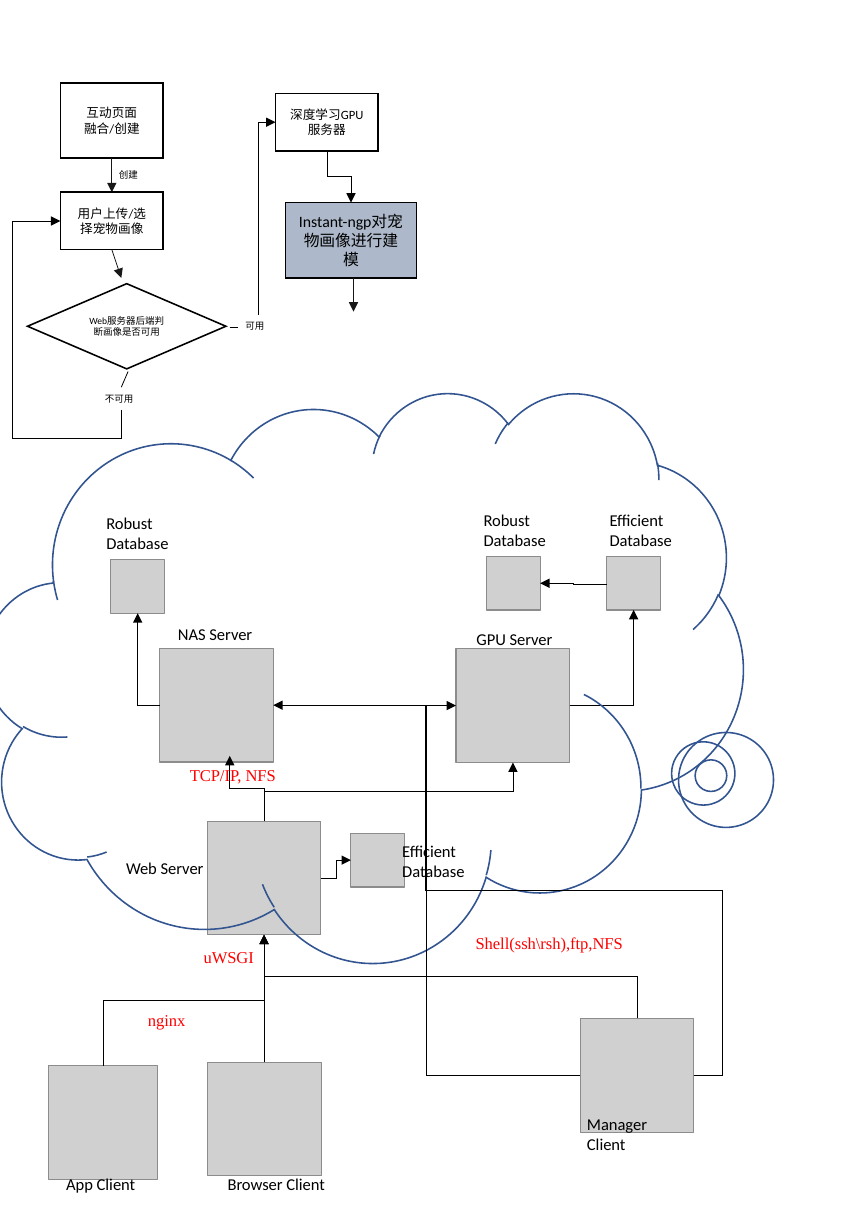
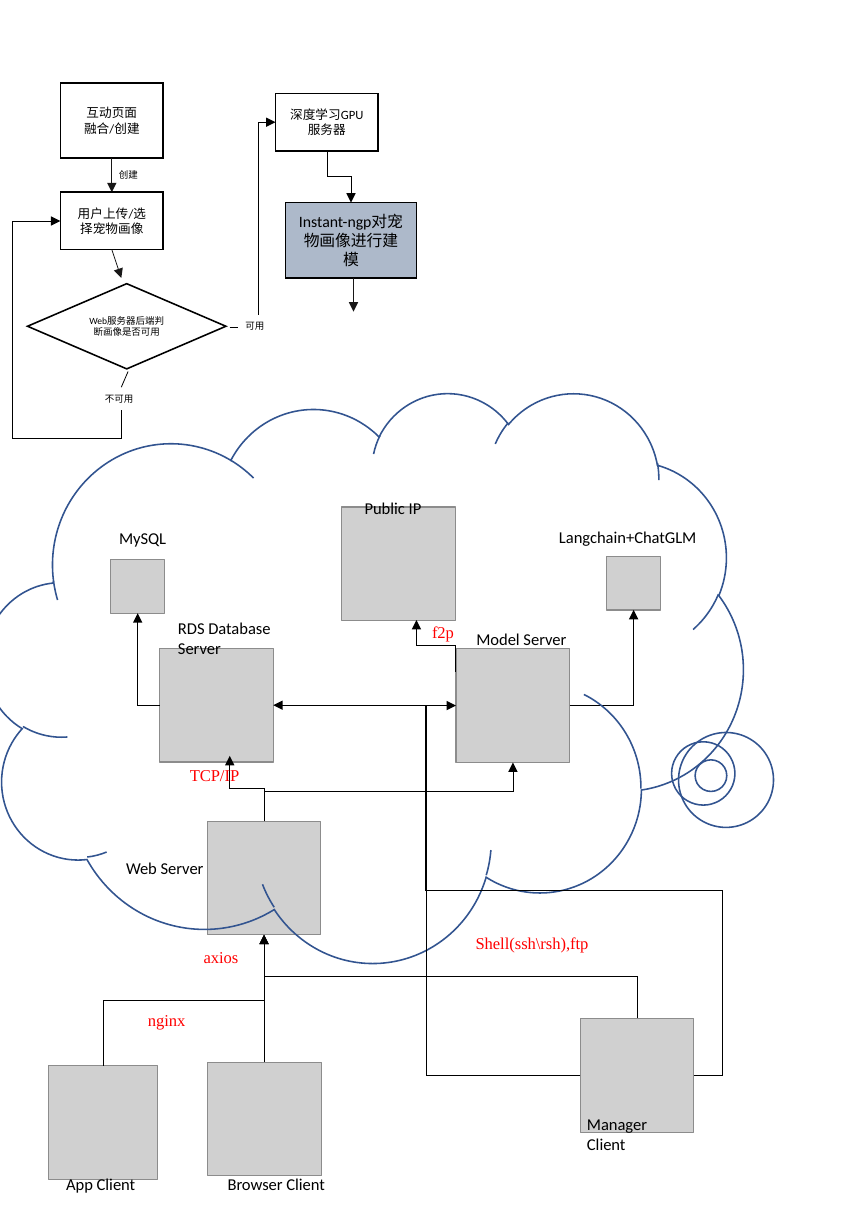
Before and after one commit to z4714/Vcat_AI_virtual_pet, a slide deck: slide 11 of product_document/imgs/图例.pptx. Drawn at 853x1232 pixels with LibreOffice and Linux fonts; fonts in the diff are those of the drawing; grey boxes stand for pictures. Boxes give left, top, right and bottom in pixels: in the first picture for what was removed or moved away, otherwise in the second. Text is boxed around its words. In the diff, an @@ line names an element or a change of style, - is before the commit and + after.

```diff
--- a/product_document/imgs/图例.pptx
+++ b/product_document/imgs/图例.pptx
@@ group added at (342, 500, 456, 672): 2 texts, 1 picture, 1 elbow arrow @@
+f2p
+Public IP
@@ text at (119, 533, 166, 547): text changed @@
-Robust Database
+MySQL
@@ text removed at (484, 514, 546, 546) @@
-Robust Database
@@ text at (559, 531, 696, 546): text changed @@
-Efficient Database
+Langchain+ChatGLM
@@ picture removed at (487, 556, 540, 610) @@
@@ elbow arrow removed from (607, 585) to (540, 583) @@
@@ text at (178, 622, 270, 654): text changed @@
-NAS Server
+RDS Database Server
@@ text at (476, 633, 566, 650): text changed @@
-GPU Server
+Model Server
@@ text at (190, 768, 239, 785): text changed @@
-TCP/IP, NFS
+TCP/IP
@@ picture removed at (351, 834, 405, 887) @@
@@ elbow arrow removed from (321, 878) to (351, 860) @@
@@ text removed at (402, 844, 464, 882) @@
-Efficient Database
@@ text at (204, 952, 239, 963): text changed @@
-uWSGI
+axios
@@ text at (476, 937, 589, 953): text changed @@
-Shell(ssh\rsh),ftp,NFS
+Shell(ssh\rsh),ftp
```
Also in this commit, not shown: 5 other slides changed, 1 slide added, 11 other files.
